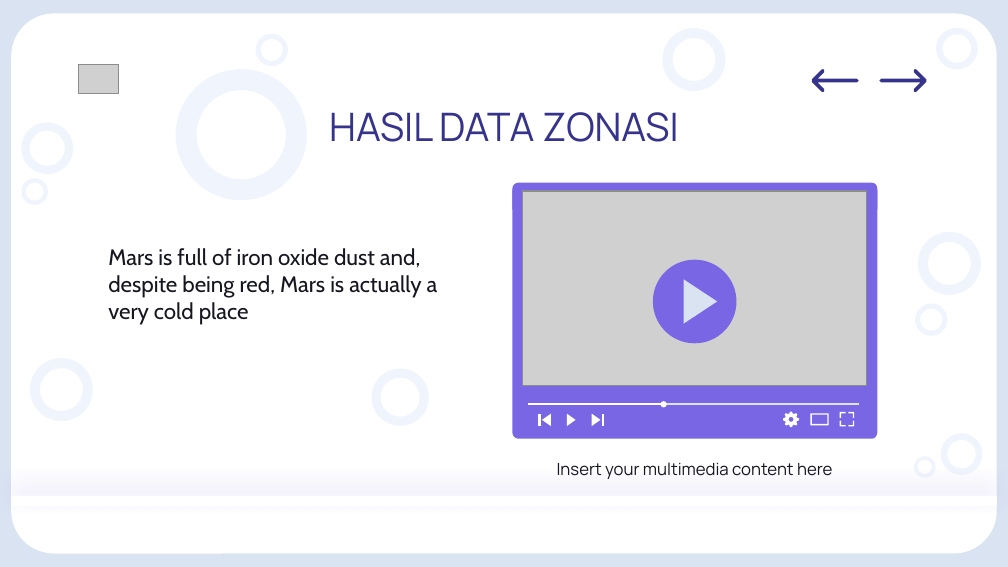
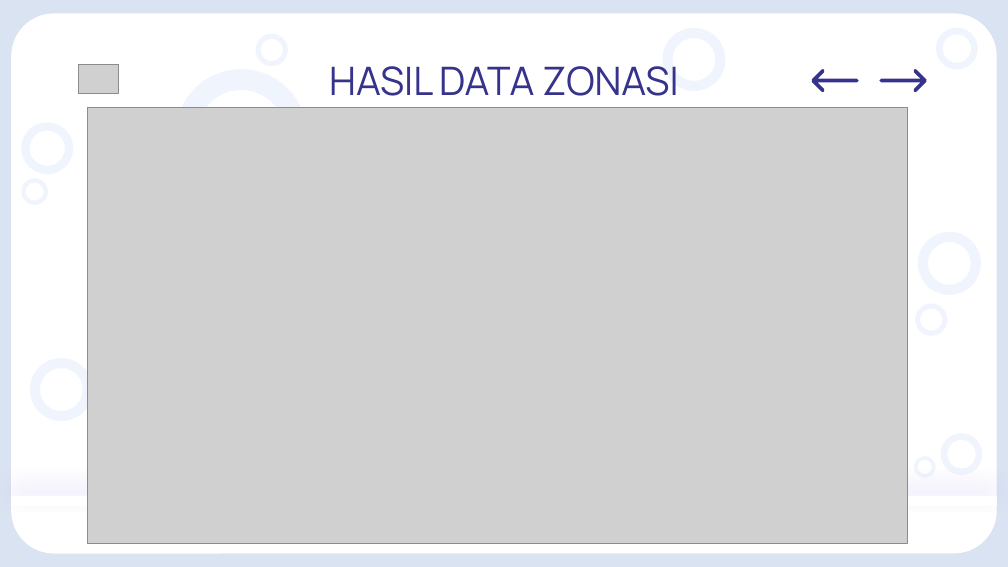
Before and after one commit to syaifurplus/lomba-hitech, a slide deck: slide 15 of PPT/Chatbot Planner Hi-Tech.pptx (slide 13 before the commit). Drawn at 1008x567 pixels with LibreOffice and Linux fonts; fonts in the diff are those of the drawing; grey boxes stand for pictures. Boxes give left, top, right and bottom in pixels: in the first picture for what was removed or moved away, otherwise in the second. Text is boxed around its words. In the diff, an @@ line names an element or a change of style, - is before the commit and + after.

Commit message:
update ppt

```diff
--- a/PPT/Chatbot Planner Hi-Tech.pptx
+++ b/PPT/Chatbot Planner Hi-Tech.pptx
@@ title "HASIL DATA ZONASI": place and size @@
-title "HASIL DATA ZONASI" at bbox=[329, 112, 678, 142]
+title "HASIL DATA ZONASI" at bbox=[329, 66, 678, 96]
@@ picture added at bbox=[88, 107, 907, 543] @@
@@ picture removed at bbox=[523, 192, 867, 386] @@
@@ donut removed at bbox=[607, 184, 664, 242] @@
@@ subtitle removed at bbox=[108, 248, 438, 325] @@
-Mars is full of iron oxide dust and, despite being red, Mars is actually a very cold place
@@ freeform shape removed at bbox=[653, 260, 737, 344] @@
@@ freeform shape removed at bbox=[683, 279, 717, 324] @@
@@ donut removed at bbox=[372, 369, 429, 426] @@
@@ group removed at bbox=[512, 182, 877, 439]: 16 freeform shapes @@
@@ text removed at bbox=[557, 462, 832, 479] @@
-Insert your multimedia content here
```
Also in this commit, not shown: 7 other slides changed, 2 slides added, 2 other files.
